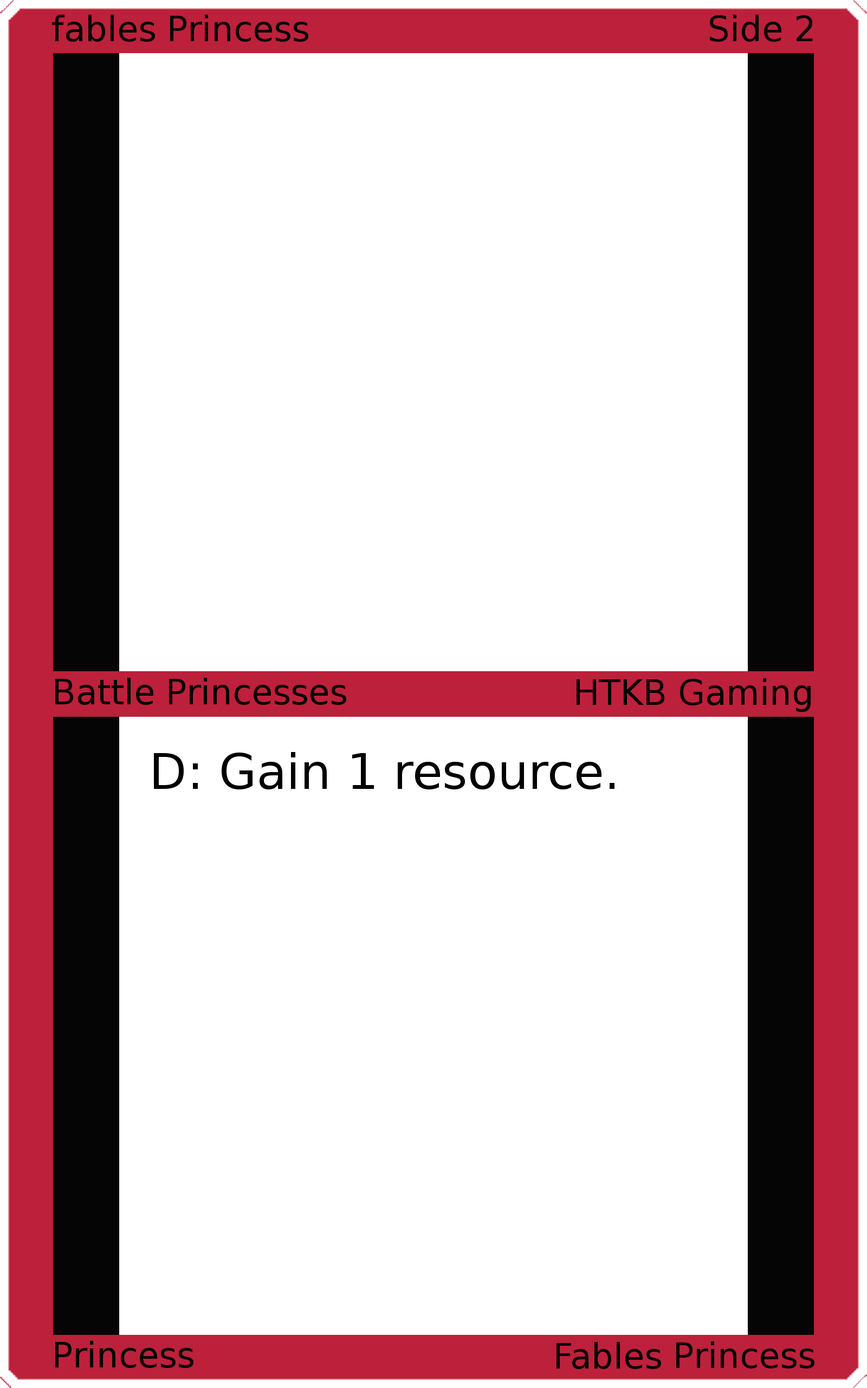
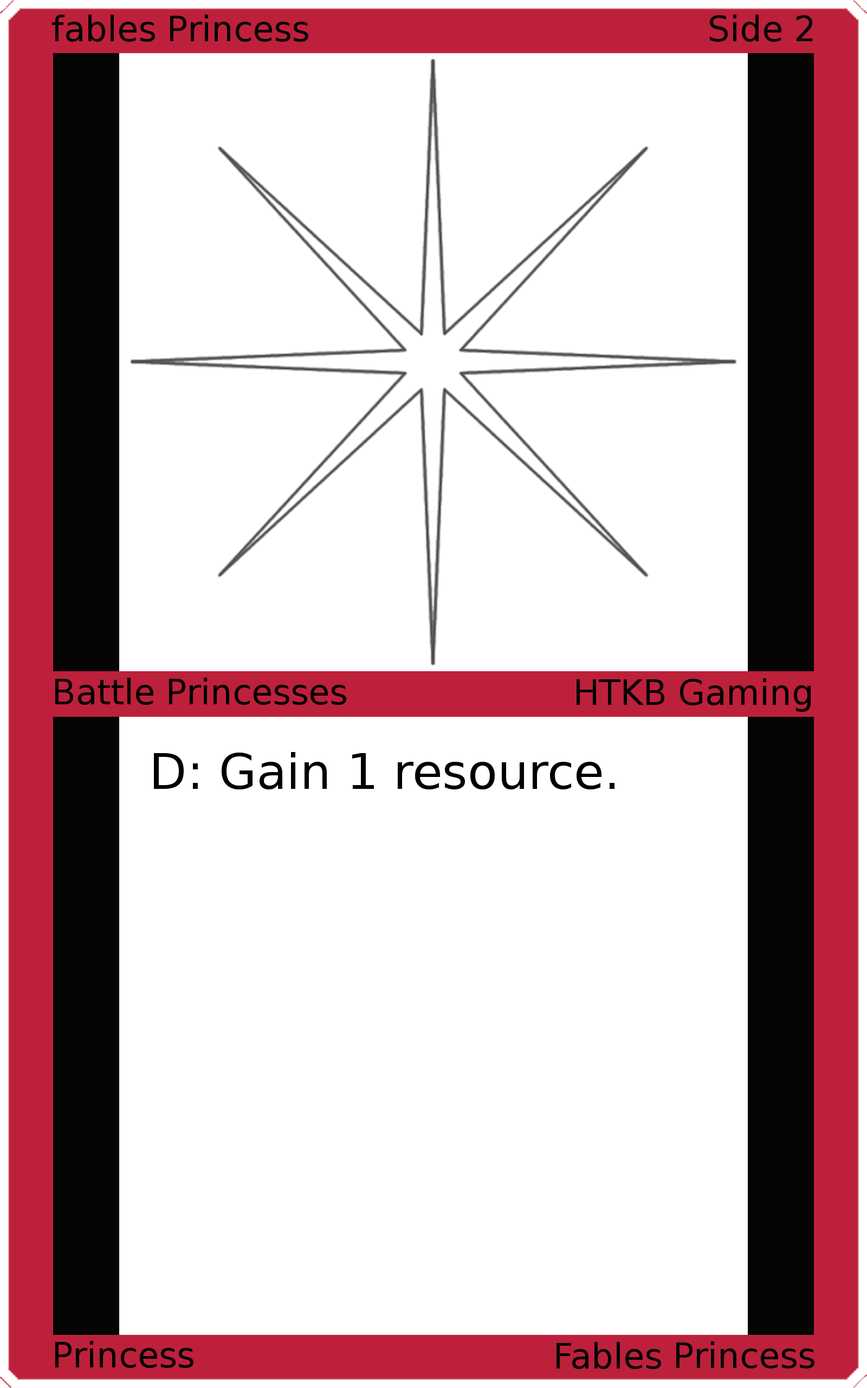
Revision of a layered 867x1388 image; what changed, layer by layer:
added layer "Art" above "Top Background" over [129, 57, 738, 666]
